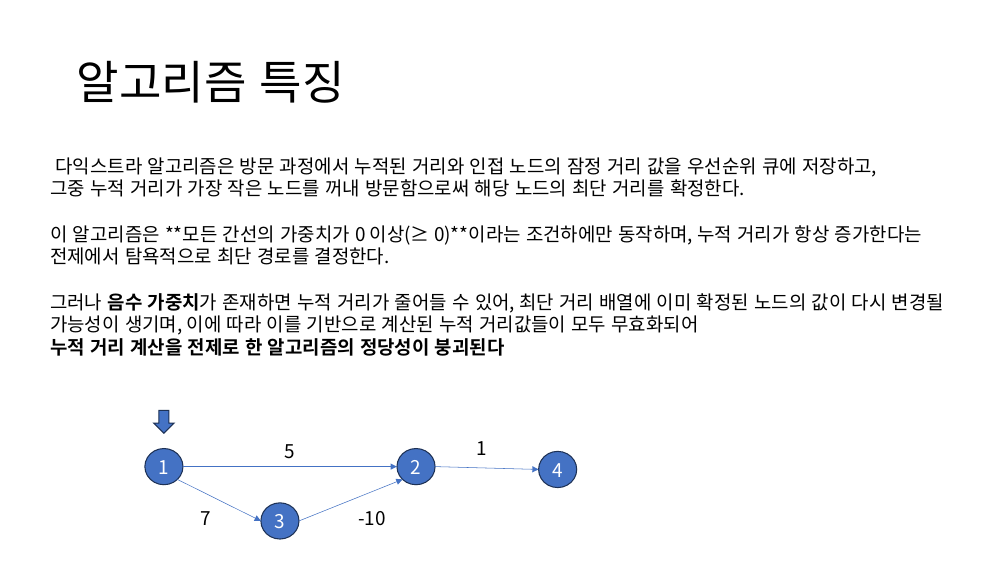
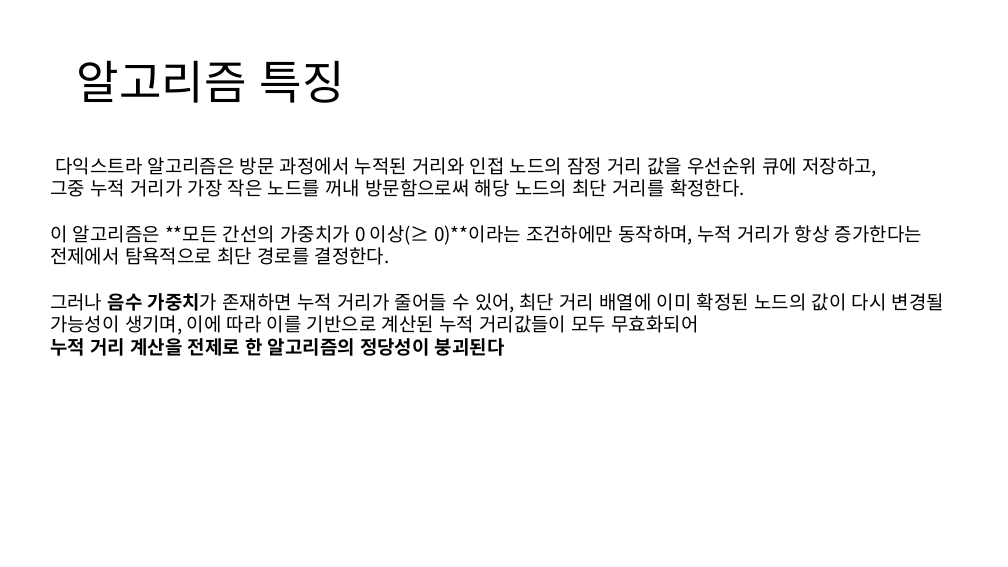
Before and after one commit to ldw9981/DataStructureAndAlgorithm, a slide deck: slide 6 of Documents/8 그래프 II - 다익스트라.pptx. Drawn at 1008x567 pixels with LibreOffice and Linux fonts; fonts in the diff are those of the drawing. Boxes give left, top, right and bottom in pixels: in the first picture for what was removed or moved away, otherwise in the second. Text is boxed around its words. In the diff, an @@ line names an element or a change of style, - is before the commit and + after.

```diff
--- a/Documents/8 그래프 II - 다익스트라.pptx
+++ b/Documents/8 그래프 II - 다익스트라.pptx
@@ down arrow removed at box(154, 411, 174, 433) @@
@@ ellipse removed at box(145, 448, 183, 485) @@
-1
@@ text removed at box(285, 444, 295, 459) @@
-5
@@ ellipse removed at box(397, 448, 435, 485) @@
-2
@@ text removed at box(477, 441, 487, 455) @@
-1
@@ arrow removed from (178, 479) to (261, 521) @@
@@ arrow removed from (183, 467) to (397, 467) @@
@@ arrow removed from (299, 521) to (402, 479) @@
@@ arrow removed from (435, 467) to (538, 470) @@
@@ ellipse removed at box(538, 451, 576, 488) @@
-4
@@ ellipse removed at box(261, 503, 299, 539) @@
-3
@@ text removed at box(201, 511, 211, 525) @@
-7
@@ text removed at box(358, 511, 385, 526) @@
--10
```
Also in this commit, not shown: 1 other file.
